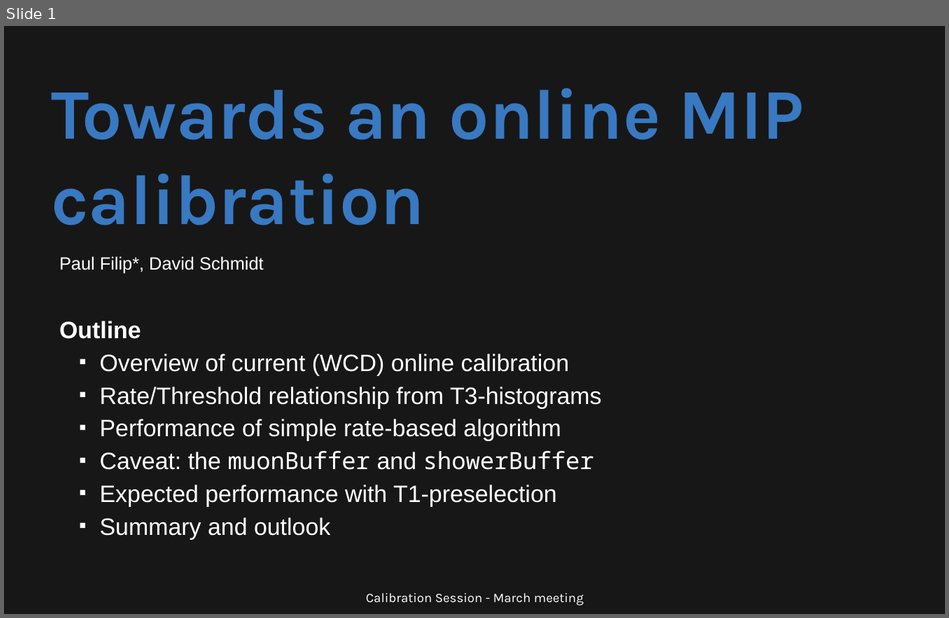
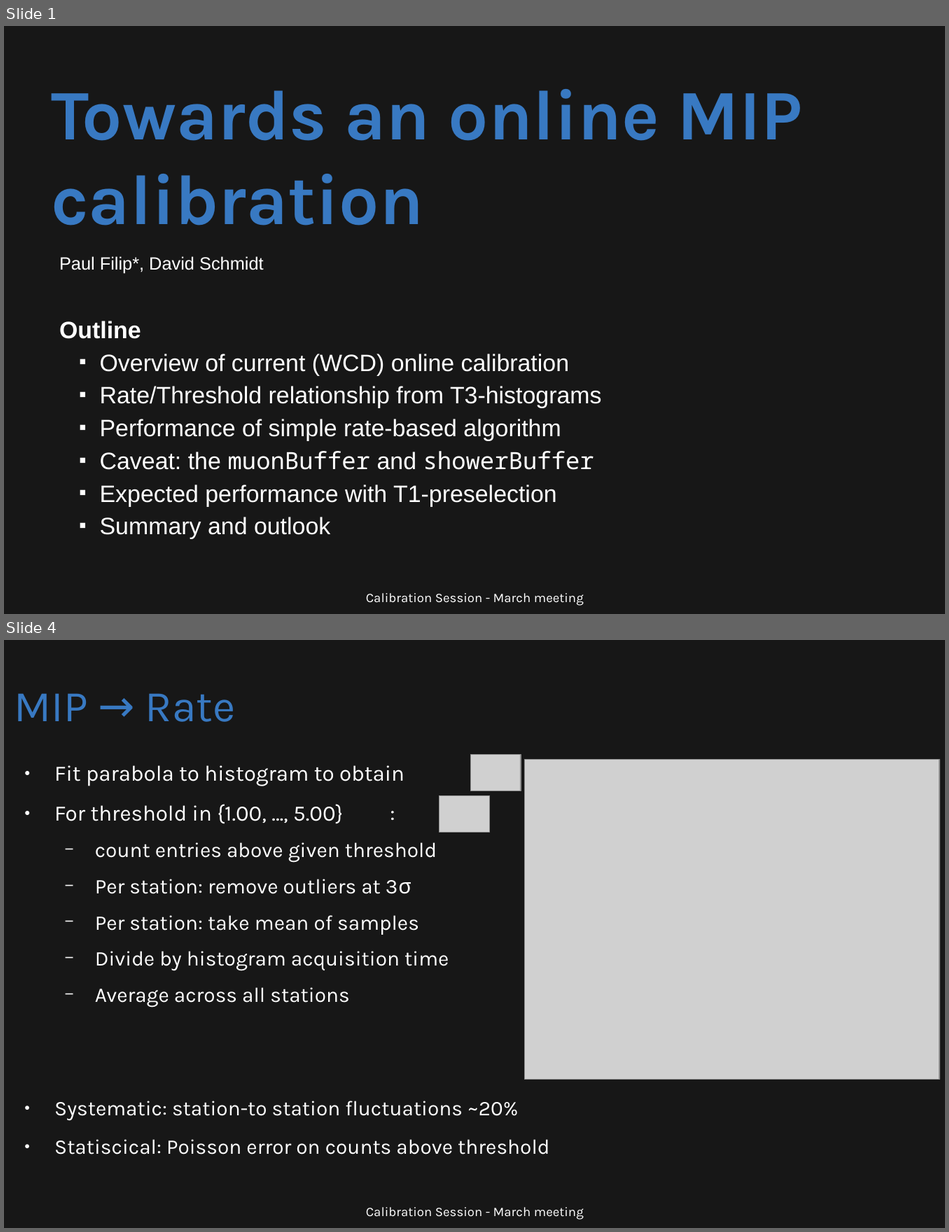
Before and after one commit to Quizznor/phd-thesis, a slide deck: Outreach/malargue_apr_2024/mip_online_calibration/calibration_session_2024_04_15_filip_mip.odp. Shown one above the other, each under a label of ours: slide 1 before the commit, slides 1 and 4 after it; the slides between them are not shown. The pictures are 949x618 and 949x1232 pixels, drawn with LibreOffice and Linux fonts; fonts in the diff are those of the drawing; grey boxes stand for pictures. Boxes give left, top, right and bottom in pixels: in the first picture for what was removed or moved away, otherwise in the second. Text is boxed around its words. In the diff, an @@ line names an element or a change of style, - is before the commit and + after.

```diff
--- a/Outreach/malargue_apr_2024/mip_online_calibration/calibration_session_2024_04_15_filip_mip.odp
+++ b/Outreach/malargue_apr_2024/mip_online_calibration/calibration_session_2024_04_15_filip_mip.odp
@@ slide 4 added at (4,640,945,1228), background #171717 @@
@@ title added at (14,693,235,722), 37 pt, text #3879C2 @@
+MIP → Rate
@@ text added at (54,765,549,1154), 17.6 pt, text #FFFFFF @@
+● Fit parabola to histogram to obtain
+● For threshold in {1.00, …, 5.00} :
+  − count entries above given threshold
+  − Per station: remove outliers at 3σ
+  − Per station: take mean of samples
+  − Divide by histogram acquisition time
+  − Average across all stations
+● Systematic: station-to station fluctuations ~20%
+● Statiscical: Poisson error on counts above threshold
@@ picture added at (471,754,521,790) @@
@@ picture added at (525,760,940,1080) @@
@@ picture added at (439,796,490,832) @@
@@ text added at (366,1207,584,1220), 11 pt, text #FFFFFF @@
+Calibration Session - March meeting
@@ slide 1 changed as well @@
@@ title "Towards an online MIP calibration" at (51,89,802,226): size 60 to 59.9 pt @@
```
Also in this commit, not shown: 1 other slide changed, 4 other slides added, 5 other files.
